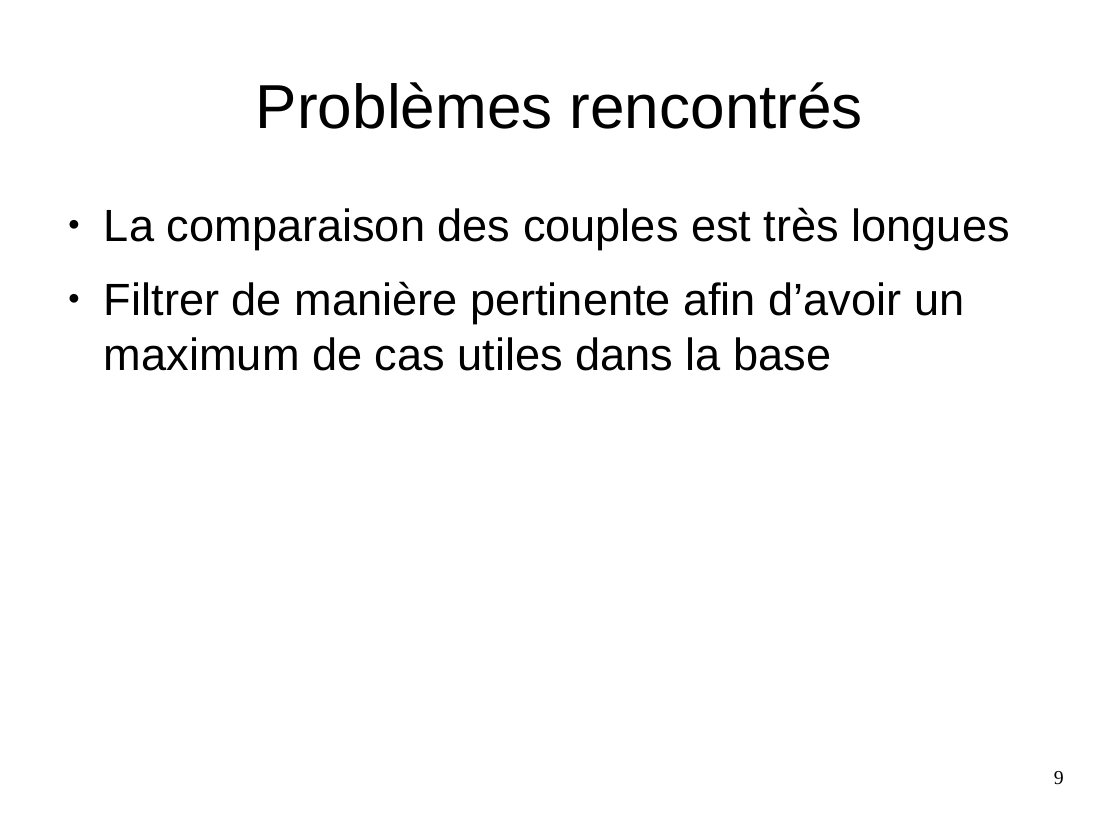
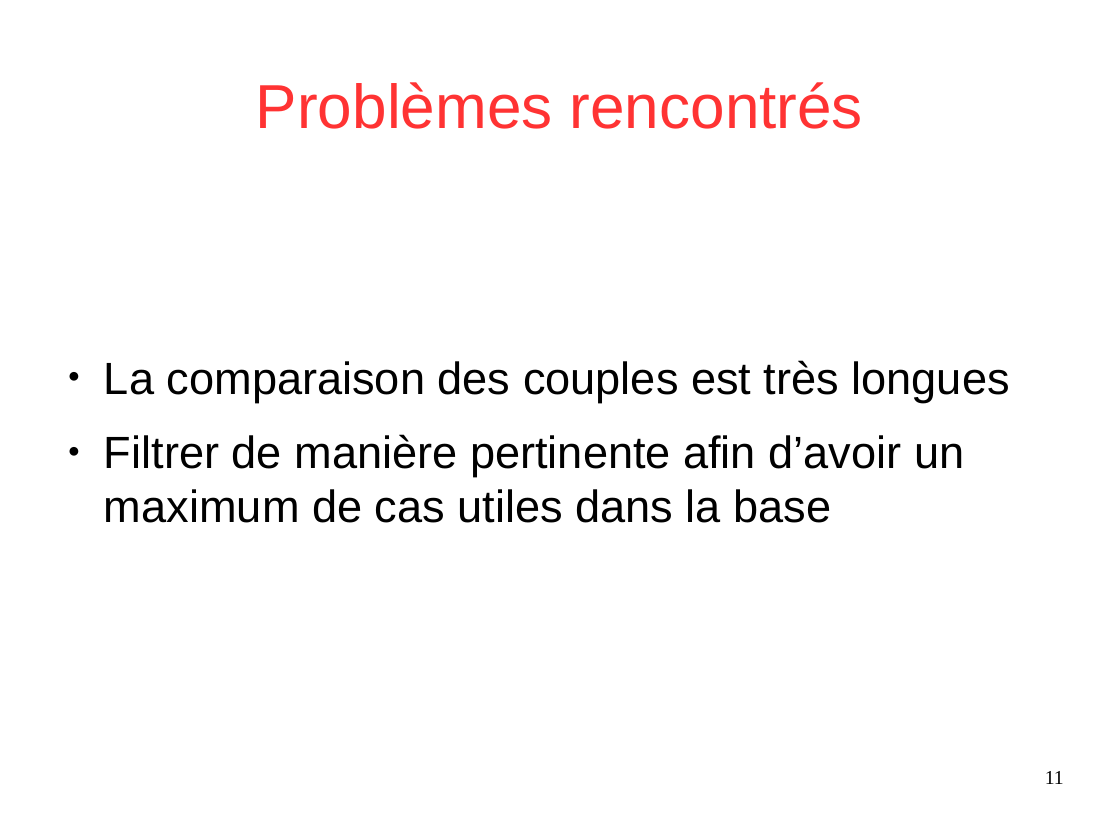
Before and after one commit to Sle3pingForest/StageL3, a slide deck: slide 11 of RapportDamien/presentation.odp (slide 9 before the commit). Drawn at 1120x840 pixels with LibreOffice and Linux fonts; fonts in the diff are those of the drawing. Boxes give left, top, right and bottom in pixels: in the first picture for what was removed or moved away, otherwise in the second. Text is boxed around its words. In the diff, an @@ line names an element or a change of style, - is before the commit and + after.

```diff
--- a/RapportDamien/presentation.odp
+++ b/RapportDamien/presentation.odp
@@ title "Problèmes rencontrés" at (x1=256, y1=82, x2=863, y2=129): text colour #000000 to #FF3333 @@
@@ text "La comparaison des couples est ..." at (x1=104, y1=360, x2=1010, y2=523): vertical alignment top to middle @@
@@ page number at (x1=1045, y1=771, x2=1064, y2=784): text changed @@
-9
+11
```
Also in this commit, not shown: 7 other slides changed, 4 slides added, 1 slide removed, 1 other file.
